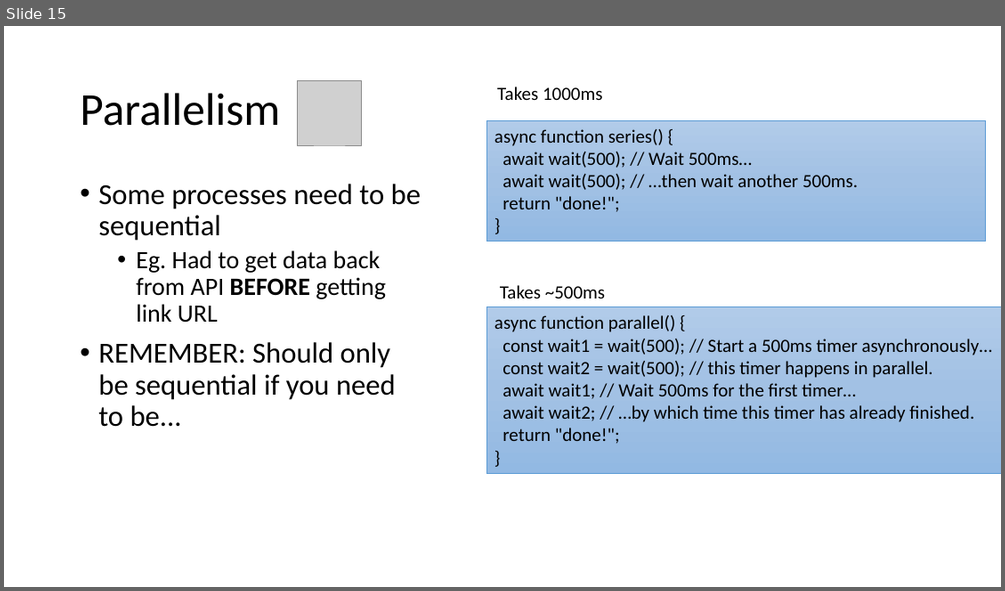
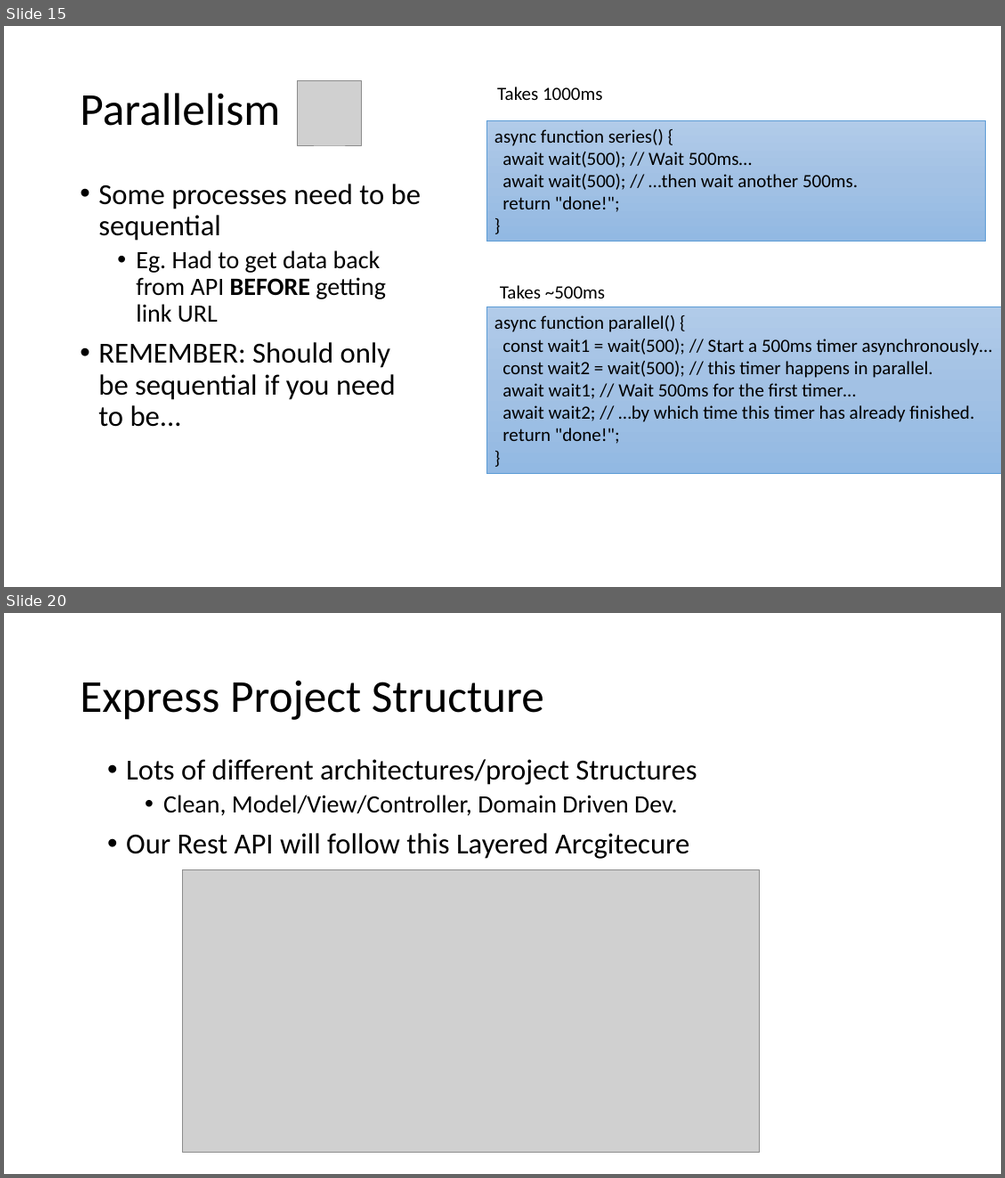
Before and after one commit to diarmuidoconnor/ewd-module-2025, a slide deck: topic09/talk-2/Promises.pptx. Shown one above the other, each under a label of ours: slide 15 before the commit, slides 15 and 20 after it; the slides between them are not shown. The pictures are 1005x591 and 1005x1178 pixels, drawn with LibreOffice and Linux fonts; fonts in the diff are those of the drawing; grey boxes stand for pictures. Boxes give left, top, right and bottom in pixels: in the first picture for what was removed or moved away, otherwise in the second. Text is boxed around its words. In the diff, an @@ line names an element or a change of style, - is before the commit and + after.

```diff
--- a/topic09/talk-2/Promises.pptx
+++ b/topic09/talk-2/Promises.pptx
@@ slide 20 added at (4, 613, 1001, 1174), background #FFFFFF @@
@@ title added at (80, 680, 544, 720), 44 pt, text #000000 @@
+Express Project Structure
@@ text added at (126, 759, 696, 859), 28 pt, text #000000 @@
+• Lots of different architectures/project Structures
+  • Clean, Model/View/Controller, Domain Driven Dev.
+• Our Rest API will follow this Layered Arcgitecure
@@ picture added at (183, 870, 760, 1152) @@
```
Also in this commit, not shown: 5 other slides added, 5 other files.
